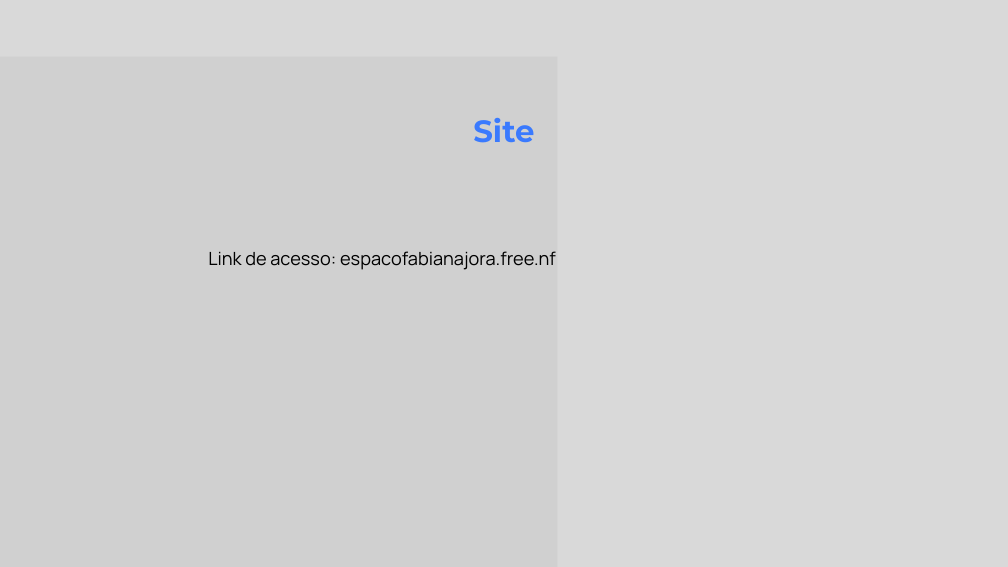
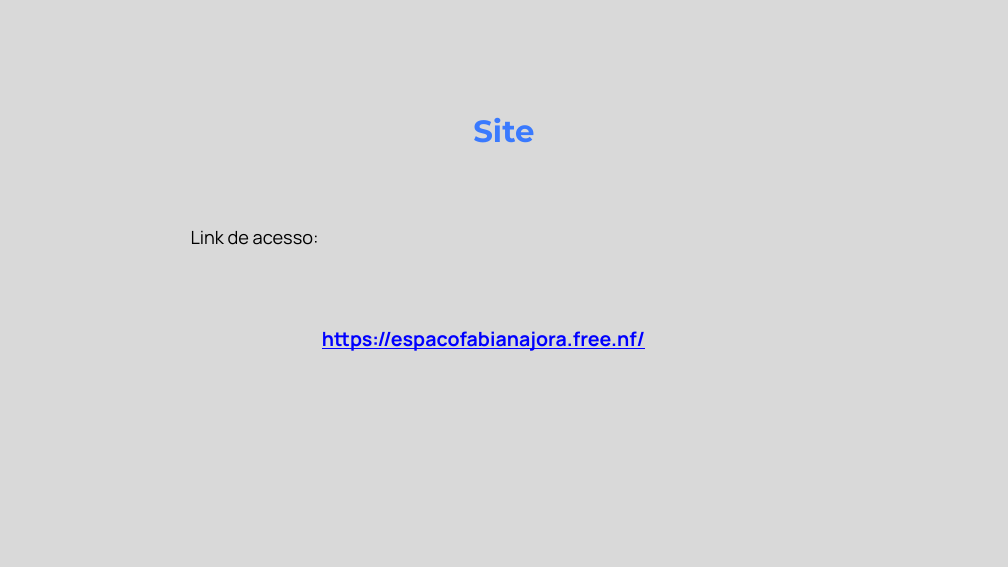
Before and after one commit to Denis-Diego-neb/Portifolio-pi, a slide deck: slide 21 of apresentacao/slide/PROJETO INTEGRADOR I.pptx. Drawn at 1008x567 pixels with LibreOffice and Linux fonts; fonts in the diff are those of the drawing; grey boxes stand for pictures. Boxes give left, top, right and bottom in pixels: in the first picture for what was removed or moved away, otherwise in the second. Text is boxed around its words. In the diff, an @@ line names an element or a change of style, - is before the commit and + after.

```diff
--- a/apresentacao/slide/PROJETO INTEGRADOR I.pptx
+++ b/apresentacao/slide/PROJETO INTEGRADOR I.pptx
@@ picture removed at [0, 56, 557, 567] @@
@@ text at [191, 231, 319, 245]: text changed @@
-Link de acesso: espacofabianajora.free.nf
+Link de acesso:
@@ text added at [322, 331, 645, 351], 28 pt, text #0000FF, bold, underline @@
+https://espacofabianajora.free.nf/
```
Also in this commit, not shown: 21 other slides changed, 1 other file.
